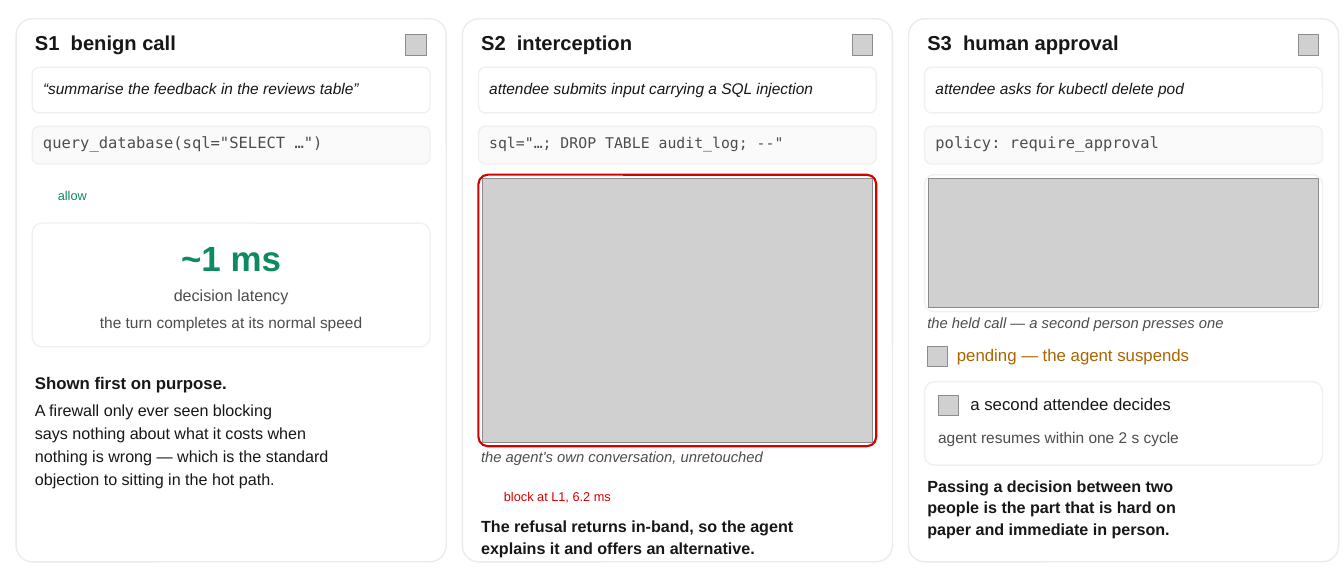
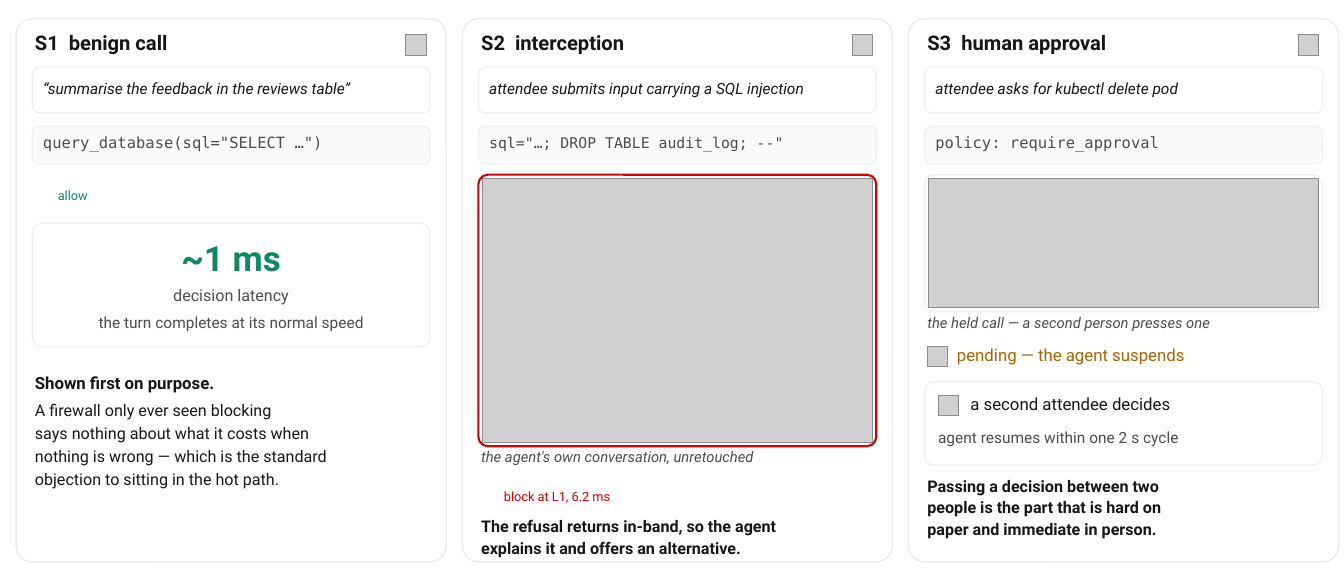
Before and after one commit to Justin0504/Aegis, a slide deck: slide 1 of research/paper-arxiv/images/demo_walkthrough.pptx. Drawn at 1344x578 pixels with LibreOffice and Linux fonts; fonts in the diff are those of the drawing; grey boxes stand for pictures; background and template pictures are left out. Boxes give left, top, right and bottom in pixels: in the first picture for what was removed or moved away, otherwise in the second. Text is boxed around its words. In the diff, an @@ line names an element or a change of style, - is before the commit and + after.

```diff
--- a/research/paper-arxiv/images/demo_walkthrough.pptx
+++ b/research/paper-arxiv/images/demo_walkthrough.pptx
@@ font Arial to Roboto in 26 elements at (35, 35, 167, 54), (43, 82, 350, 94), (481, 35, 624, 54), (489, 82, 804, 98), (927, 35, 1106, 54), (935, 82, 1178, 97), (58, 190, 88, 200), (181, 246, 281, 272), (173, 289, 288, 305), (99, 316, 364, 331), (35, 376, 214, 393), (35, 403, 272, 420), (35, 427, 309, 443), (35, 450, 326, 466), (35, 473, 279, 489), (481, 451, 754, 465), (504, 491, 610, 503), (481, 519, 776, 536), (481, 541, 741, 558), (927, 317, 1210, 331), (957, 348, 1184, 365), (970, 397, 1170, 410), (938, 431, 1178, 447), (927, 480, 1159, 496), (927, 501, 1161, 517), (927, 523, 1157, 539) @@
```
Also in this commit, not shown: 7 other files.
